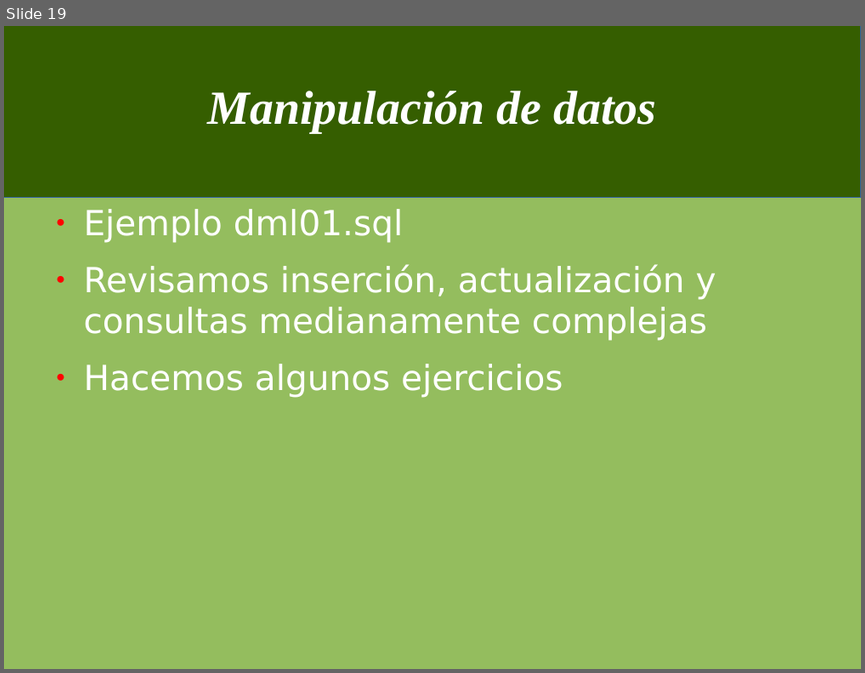
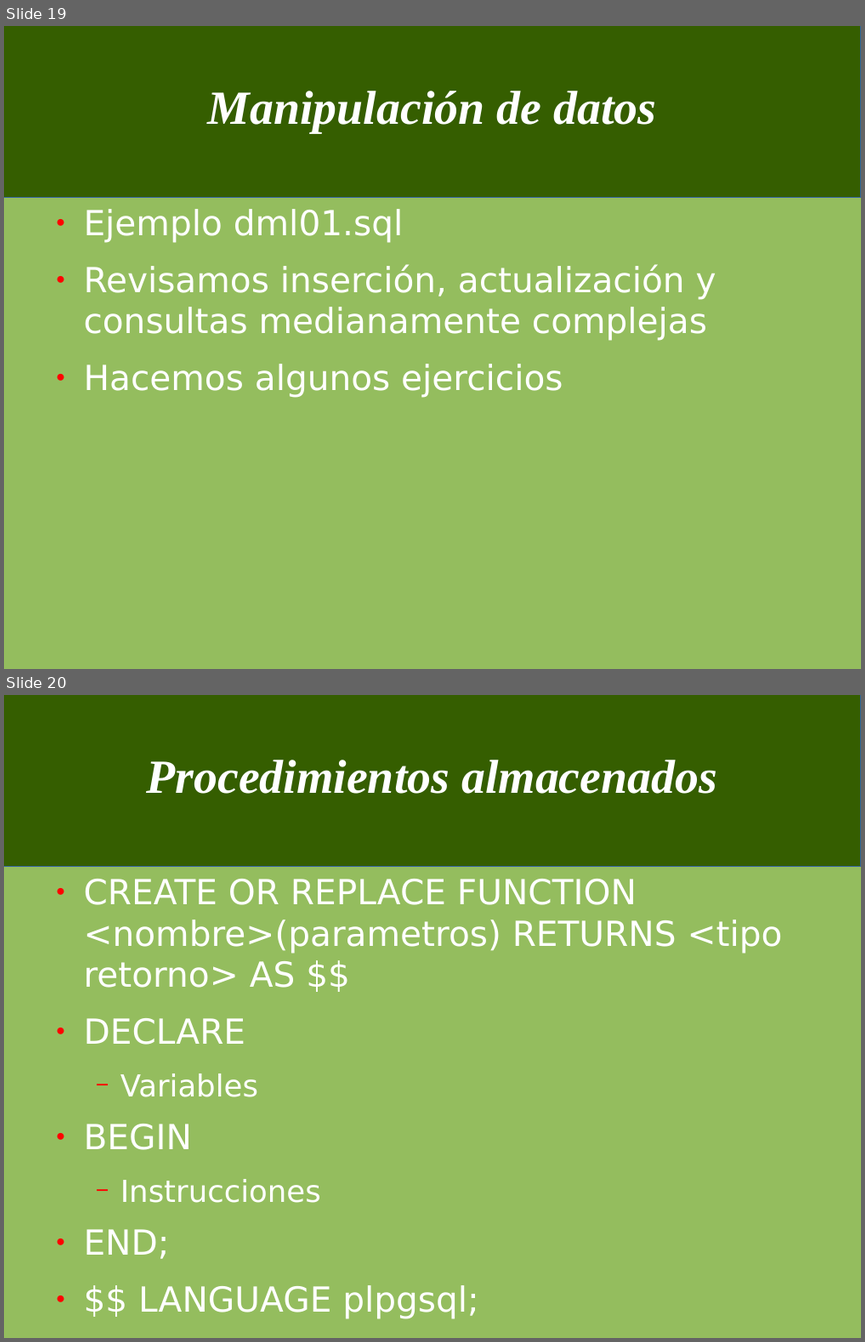
Before and after one commit to jorgeu/curso-postgresql, a slide deck: cursopostgres.odp. Shown one above the other, each under a label of ours: slide 19 before the commit, slides 19 and 20 after it. The pictures are 865x673 and 865x1342 pixels, drawn with LibreOffice and Linux fonts; fonts in the diff are those of the drawing. Boxes give left, top, right and bottom in pixels: in the first picture for what was removed or moved away, otherwise in the second. Text is boxed around its words. In the diff, an @@ line names an element or a change of style, - is before the commit and + after.

```diff
--- a/cursopostgres.odp
+++ b/cursopostgres.odp
@@ slide 20 added at [4,695,861,1338], background #94BD5E; not listed: 1 template element that a slide beside it also shows @@
@@ title added at [147,760,717,794], 44 pt, text #FFFFFF, bold, italic @@
+Procedimientos almacenados
@@ text added at [84,879,783,1318], 32 pt, text #FFFFFF @@
+● CREATE OR REPLACE FUNCTION <nombre>(parametros) RETURNS <tipo retorno> AS $$
+● DECLARE
+  − Variables
+● BEGIN
+  − Instrucciones
+● END;
+● $$ LANGUAGE plpgsql;
```
Also in this commit, not shown: 3 other slides added, 1 slide removed, 2 other files.
